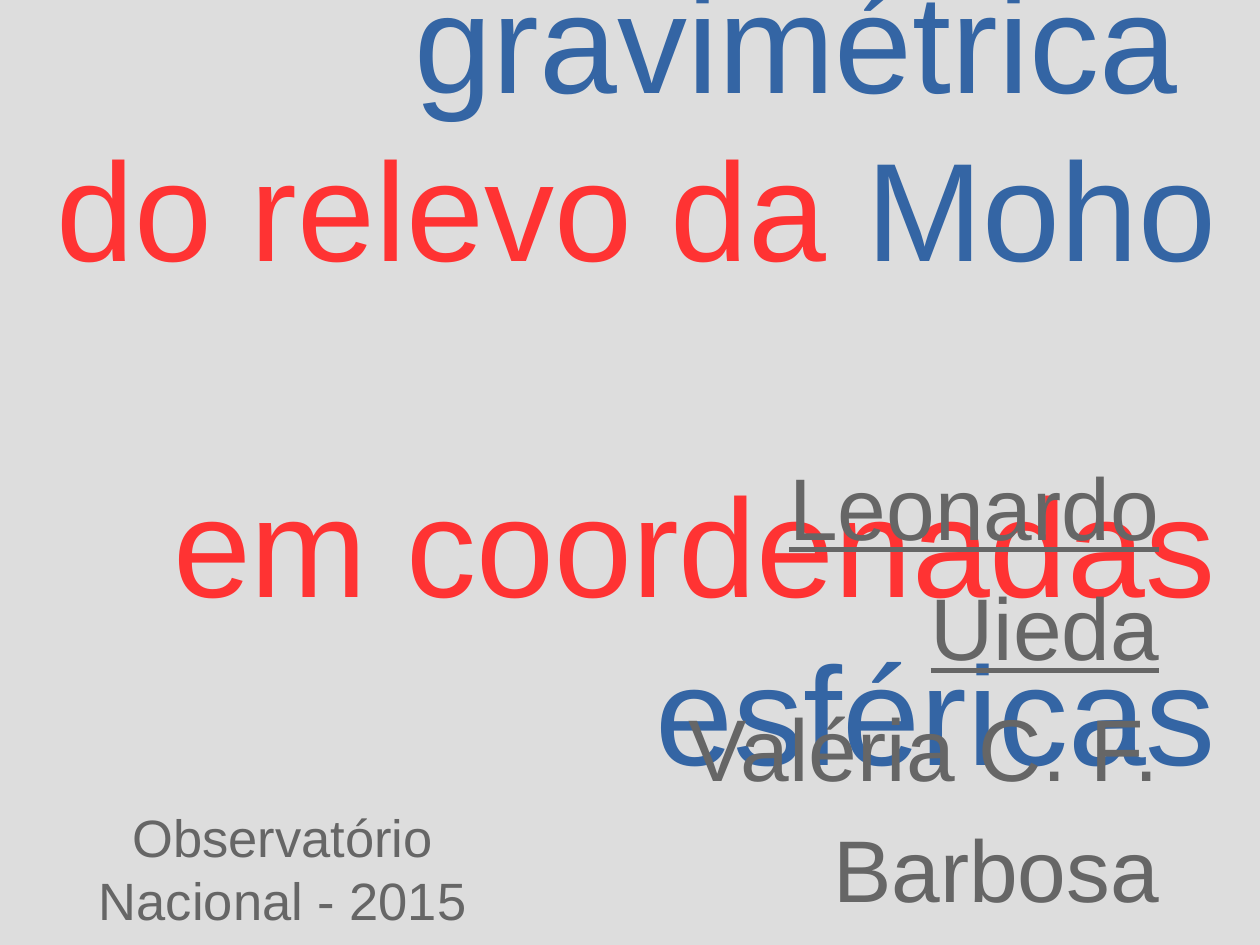
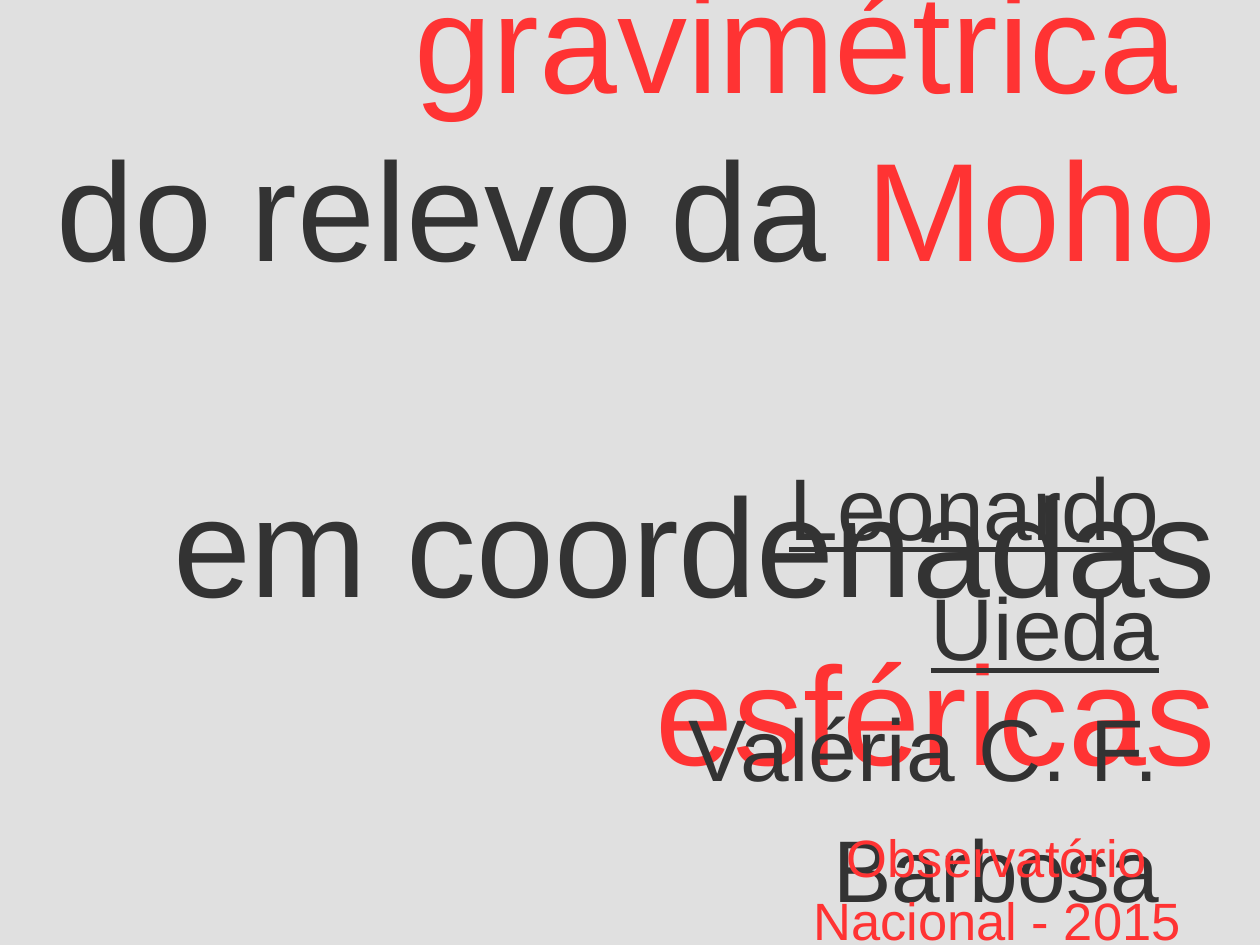
Before and after one commit to leouieda/seminario-on-2015, a slide deck: slide 1 of seminario-2015-leonardo-uieda.odp. Drawn at 1260x945 pixels with LibreOffice and Linux fonts; fonts in the diff are those of the drawing; background and template pictures are left out. Boxes give left, top, right and bottom in pixels: in the first picture for what was removed or moved away, otherwise in the second. Text is boxed around its words. In the diff, an @@ line names an element or a change of style, - is before the commit and + after.

```diff
--- a/seminario-2015-leonardo-uieda.odp
+++ b/seminario-2015-leonardo-uieda.odp
@@ background #DDDDDD to picture (left out) @@
@@ rectangle added at (x1=0, y1=0, x2=1260, y2=945), fill #CCCCCC at 60% opacity @@
@@ title "Inversão gravimétrica do relevo da ..." at (x1=56, y1=0, x2=1216, y2=782): text colour #FF3333 to #333333 in "Inversão do relevo da em coordenadas"; text colour #3465A4 to #FF3333 in "gravimétrica Moho esféricas" @@
@@ title "Leonardo Uieda Valéria C. F. ..." at (x1=689, y1=476, x2=1160, y2=918): text colour #666666 to #333333 @@
@@ title "Observatório Nacional - 2015" moved from (x1=99, y1=818, x2=467, y2=921) to (x1=813, y1=838, x2=1181, y2=941) @@
@@ title "Observatório Nacional - 2015" at (x1=813, y1=838, x2=1181, y2=941): text colour #666666 to #FF3333 @@
```
Also in this commit, not shown: 8 other slides changed, 4 slides added, 1 other file.
